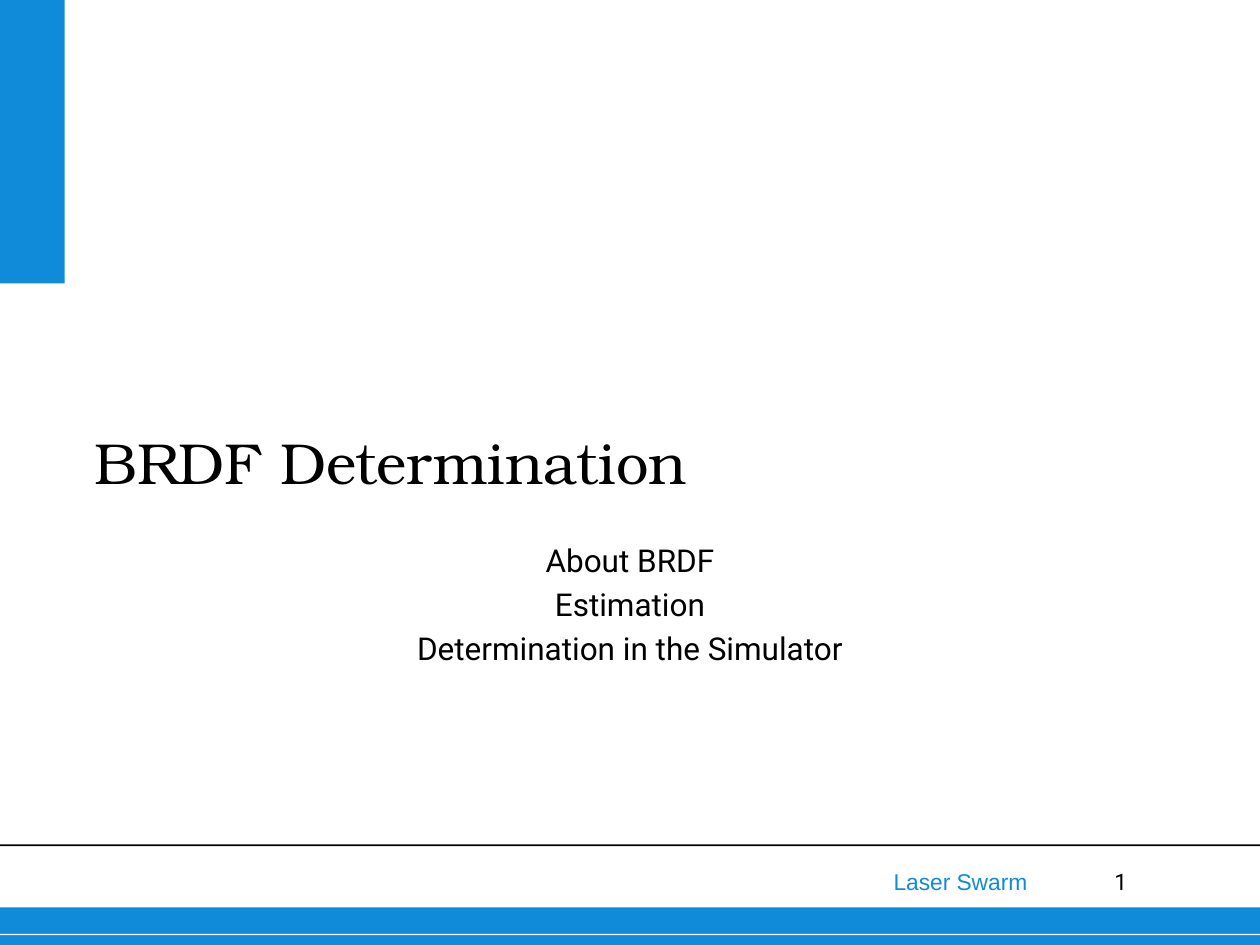
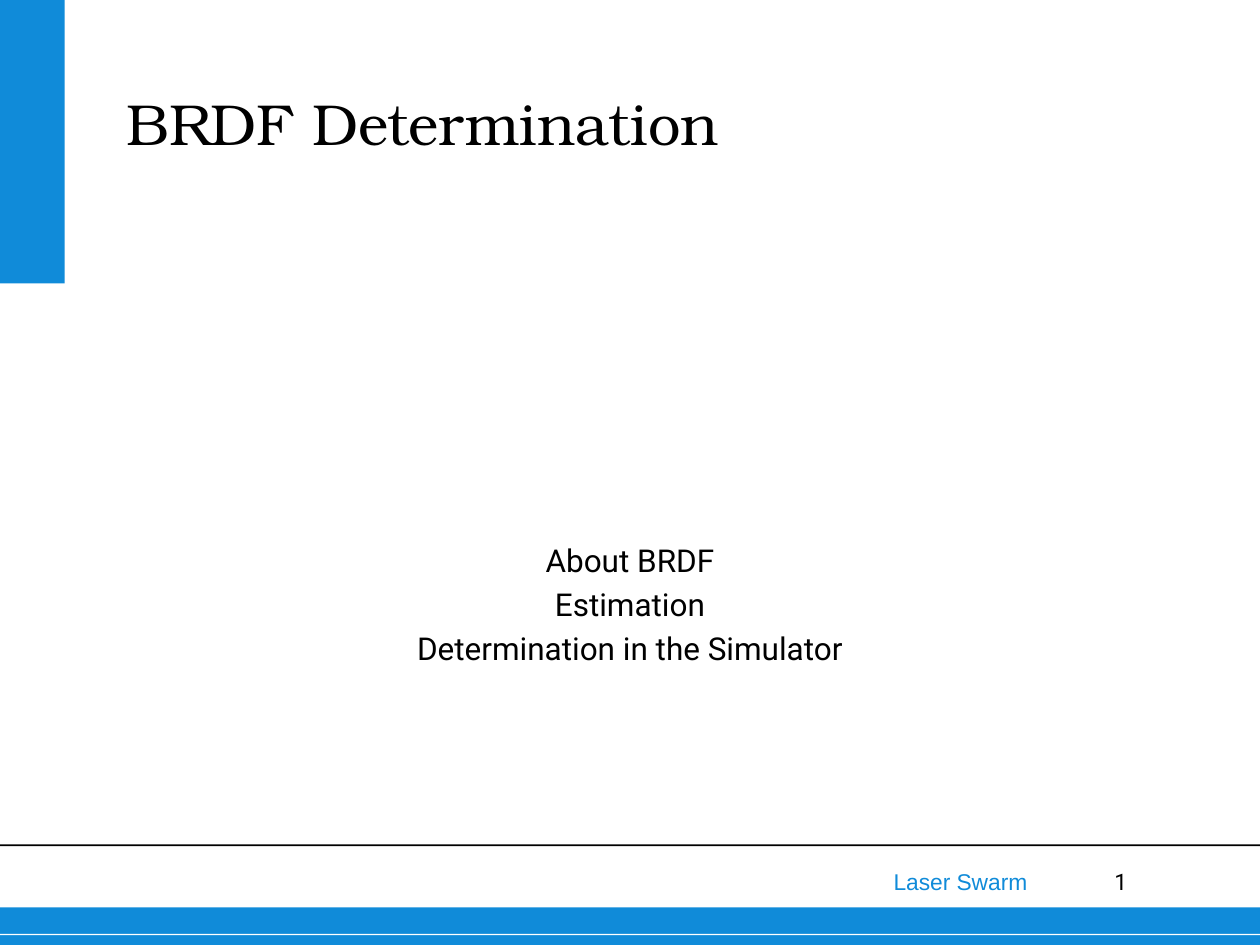
Before and after one commit to thewisenerd/laser-swarm, a slide deck: slide 1 of finalPresentation/subsections/BRDF.ppt. Drawn at 1260x945 pixels with LibreOffice and Linux fonts; fonts in the diff are those of the drawing; background and template pictures are left out. Boxes give left, top, right and bottom in pixels: in the first picture for what was removed or moved away, otherwise in the second. Text is boxed around its words. In the diff, an @@ line names an element or a change of style, - is before the commit and + after.

Commit message:
Added brdf

```diff
--- a/finalPresentation/subsections/BRDF.ppt
+++ b/finalPresentation/subsections/BRDF.ppt
@@ text "BRDF Determination": place and size @@
-text "BRDF Determination" at <box>94,444,686,485</box>
+text "BRDF Determination" at <box>126,105,718,146</box>
```
Also in this commit, not shown: 5 other slides changed.
